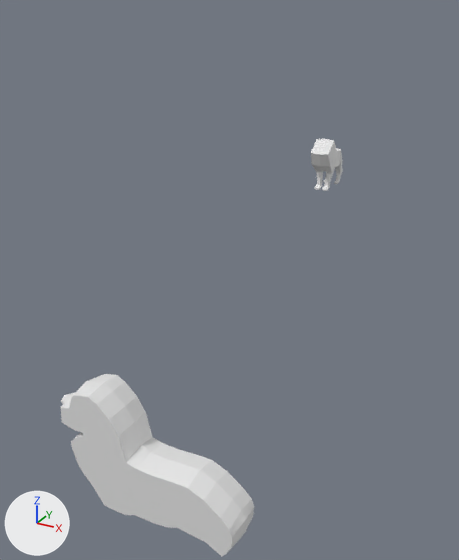
Two versions of the Blender file Nessy.blend, one commit apart.
Rendered twice from a camera (50 mm lens) standing at (6.62, -18.37, 5.73) and looking at (0.9, -7.96, 0.53). Every picture has the same lights, and +X, +Y and +Z are marked at lower left.
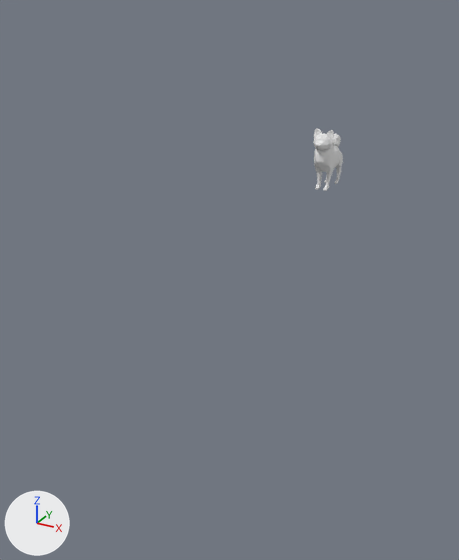
Diff of the bpy script that builds the scene:
```diff
--- a/Nessy.blend.py
+++ b/Nessy.blend.py
@@ me_cube_001 @@
 # used by ob_cube; location = (0.0, 0.0, 0.0)
-me_cube_001.from_pydata(...)  # 126 vertices, 110 faces; spans x 0.0..0.35, y -0.91..0.6, z 0.49..2.0
+me_cube_001.from_pydata(...)  # 614 vertices, 513 faces; spans x 0.0..0.32, y -1.07..0.69, z 0.49..2.3
+# me_cube_001 part 1: 1 vertex moved within x 0.13, y 0.24, z 0.56; 120 vertices removed from x 0.0..0.35, y -0.91..0.6, z 0.49..2.0; 608 vertices added at x 0.0..0.32, y -1.07..0.69, z 0.49..2.3
@@ ob_plane @@
-ob_plane = bpy.data.objects.new('Plane', me_plane)
-ob_plane.location = (0.66, -14.18, 1.21)
-ob_plane.rotation_euler = (1.571, 0.0, 0.0)  # degrees (90, 0, 0)
-ob_plane.scale = (0.324, 0.324, 0.324)
```

Location of each change, [x1, y1, x2, y2] in pixels of the pictures (459 x 560 px):
'Plane', deleted
    before: [61, 374, 254, 556]
'Cube', reshaped (6% narrower, 21% taller)
    before: [311, 139, 343, 191]
    after: [313, 128, 343, 191]
